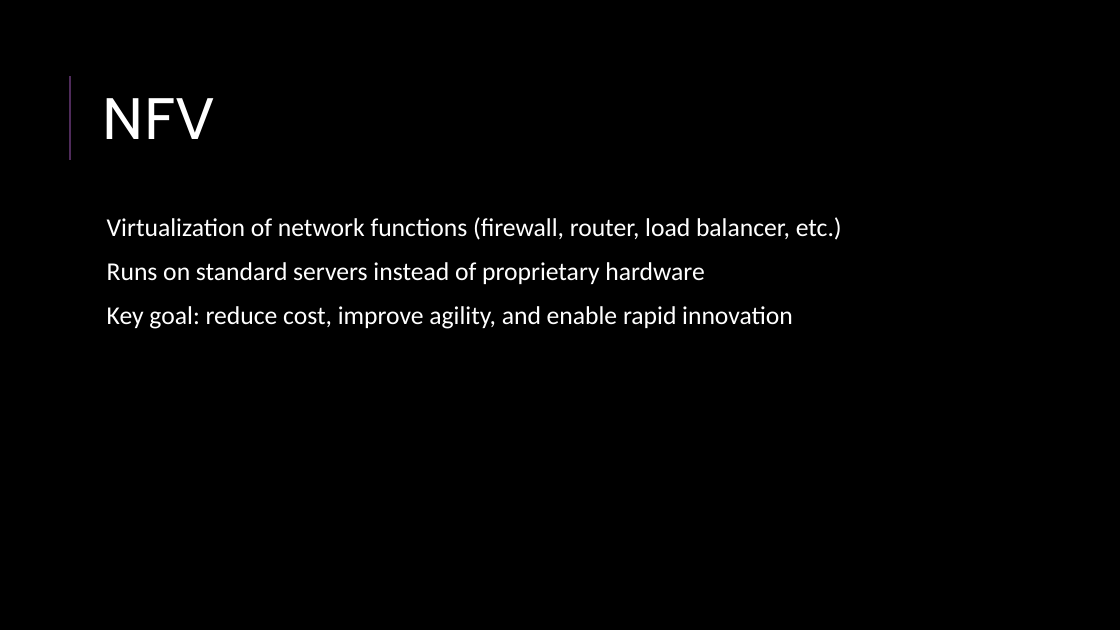
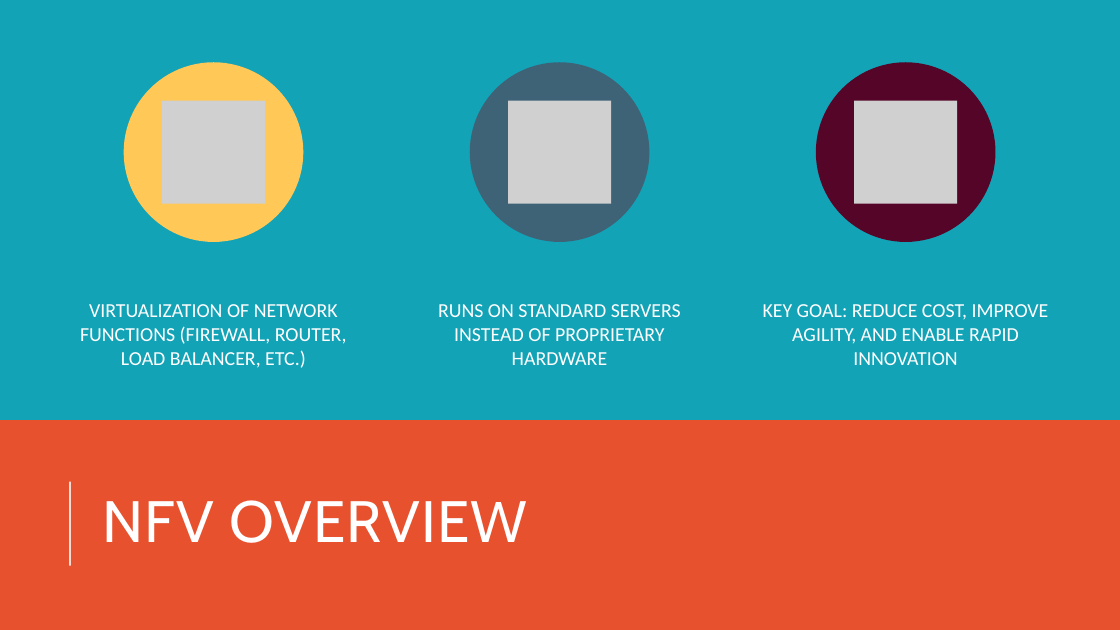
Before and after one commit to AyuTUL/IV, a slide deck: slide 12 of CN/Multimedia&FutureNetworking.pptx. Drawn at 1120x630 pixels with LibreOffice and Linux fonts; fonts in the diff are those of the drawing; grey boxes stand for pictures. Boxes give left, top, right and bottom in pixels: in the first picture for what was removed or moved away, otherwise in the second. Text is boxed around its words. In the diff, an @@ line names an element or a change of style, - is before the commit and + after.

```diff
--- a/CN/Multimedia&FutureNetworking.pptx
+++ b/CN/Multimedia&FutureNetworking.pptx
@@ background #000000 to #13A3B7 @@
@@ line removed from (70, 160) to (70, 76) @@
@@ text removed at (107,217,842,329) @@
-  Virtualization of network functions (firewall, router, load balancer, etc.)
-  Runs on standard servers instead of proprietary hardware
-  Key goal: reduce cost, improve agility, and enable rapid innovation
@@ group added at (80,62,1049,368): 3 ellipses, 3 pictures, 3 texts @@
+VIRTUALIZATION OF NETWORK FUNCTIONS (FIREWALL, ROUTER, LOAD BALANCER, ETC.)
+RUNS ON STANDARD SERVERS INSTEAD OF PROPRIETARY HARDWARE
+KEY GOAL: REDUCE COST, IMPROVE AGILITY, AND ENABLE RAPID INNOVATION
@@ rectangle added at (0,420,1120,630), fill #E7512E @@
@@ line added from (70, 565) to (70, 481), #FFFFFF 1.5 pt @@
@@ title at (102,500,527,543): text changed @@
-NFV
+NFV OVERVIEW
```
Also in this commit, not shown: 19 other slides changed, 3 slides added.
